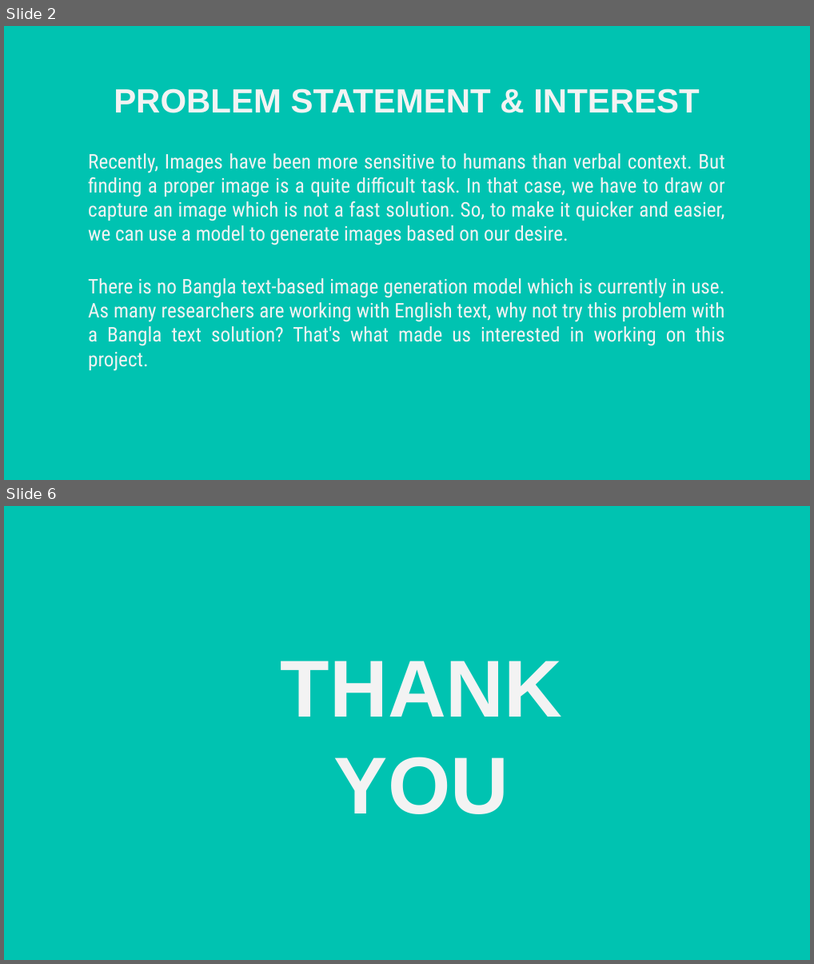
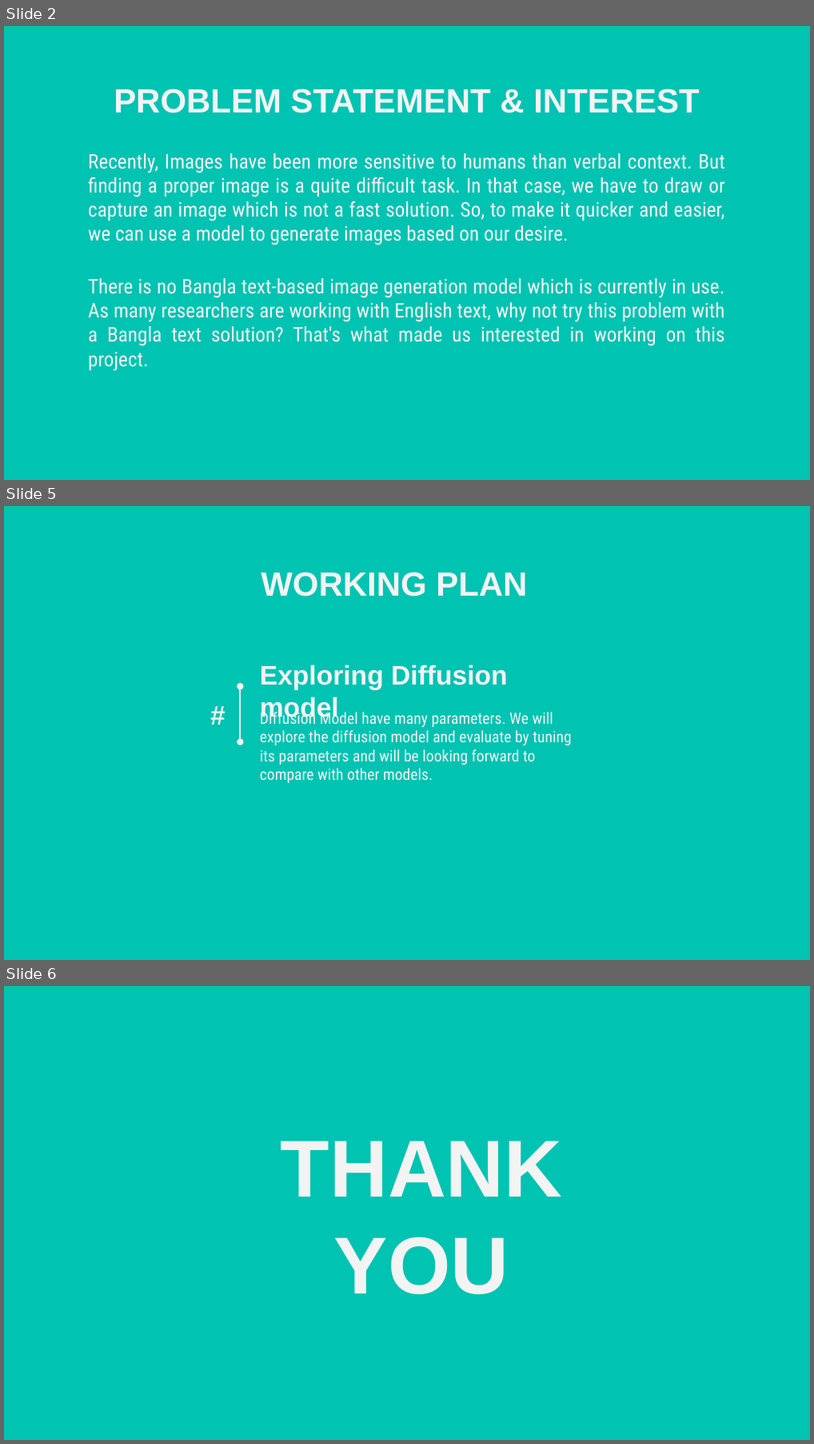
Before and after one commit to tawsifmahmud05/Bangla_Text-to-Image_Generation, a slide deck: Project Idea/CSE499AProjectIdea.pptx. Shown one above the other, each under a label of ours: slides 2 and 6 before the commit, slides 2, 5 and 6 after it; the slides between them are not shown. The pictures are 814x964 and 814x1444 pixels, drawn with LibreOffice and Linux fonts; fonts in the diff are those of the drawing; background and template pictures are left out. Boxes give left, top, right and bottom in pixels: in the first picture for what was removed or moved away, otherwise in the second. Text is boxed around its words. In the diff, an @@ line names an element or a change of style, - is before the commit and + after.

```diff
--- a/Project Idea/CSE499AProjectIdea.pptx
+++ b/Project Idea/CSE499AProjectIdea.pptx
@@ slide 5 added at [4,506,810,960], background picture (left out) @@
@@ text added at [261,572,527,596], 30 pt, text #F3F3F3, bold @@
+WORKING PLAN
@@ title added at [260,664,508,722], 24 pt, text #F3F3F3, bold @@
+Exploring Diffusion model
@@ title added at [181,696,234,732], 24 pt, text #F3F3F3, bold @@
+#
@@ double arrow added from (240, 686) to (240, 741), #F3F3F3 1.5 pt @@
@@ subtitle added at [260,709,571,783], 14 pt, text #F3F3F3 @@
+Diffusion Model have many parameters. We will explore the diffusion model and evaluate by tuning its parameters and will be looking forward to compare with other models.
```
Also in this commit, not shown: 2 slides changed, 1 slide removed, 3 other files.
